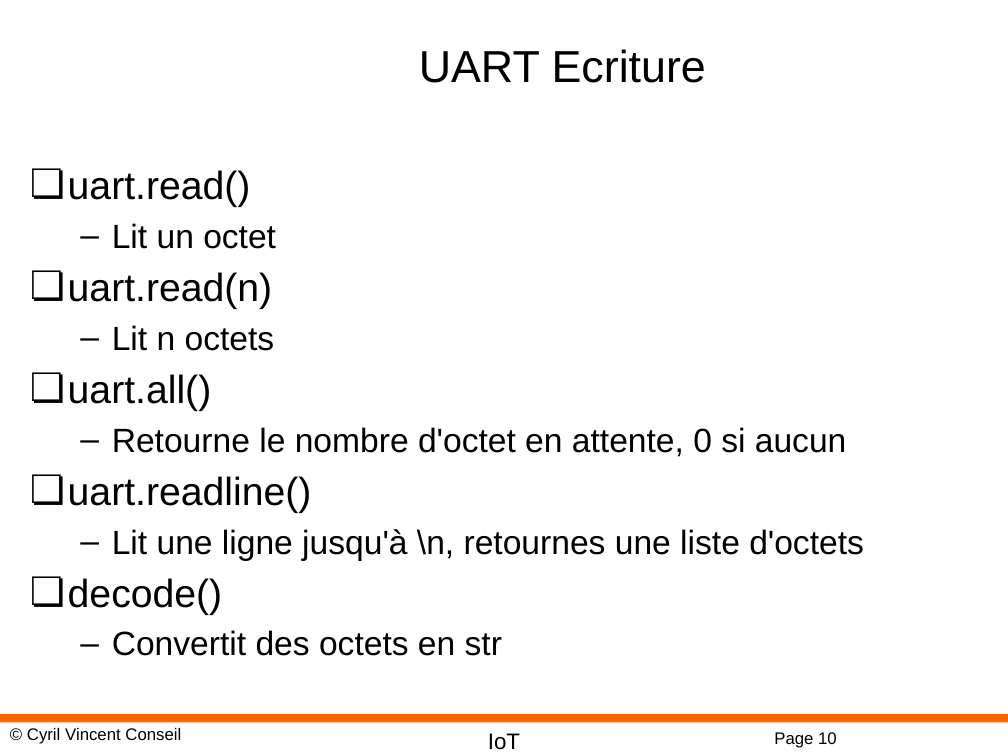
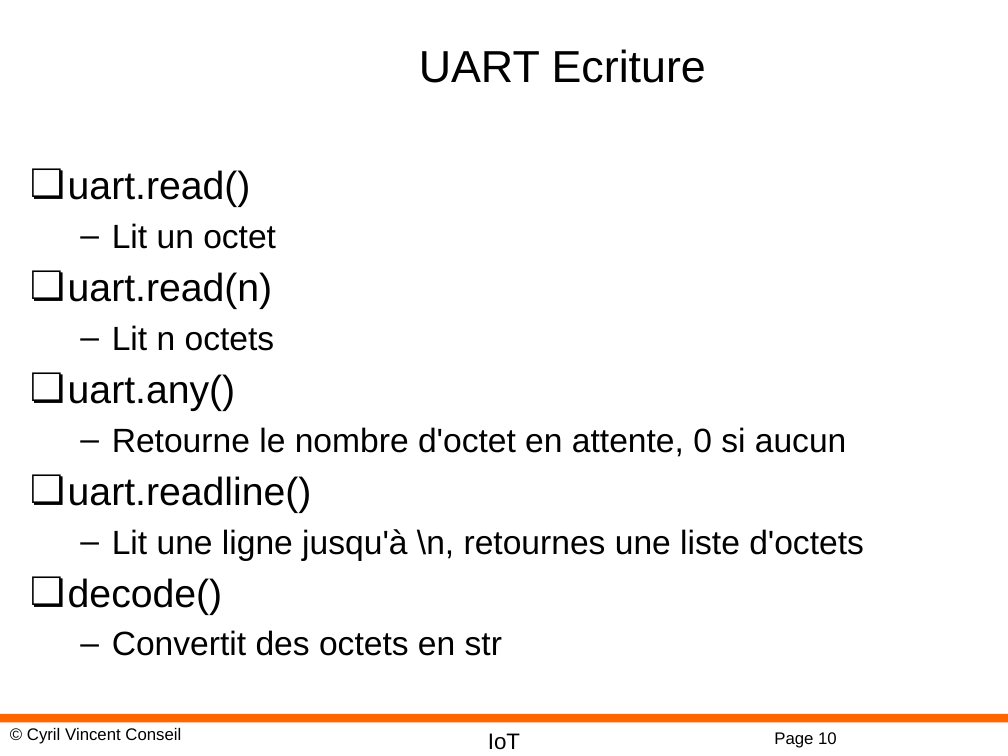
Before and after one commit to cyrilvincent/IoT, a slide deck: slide 10 of ppt/IoT21-MicropythonSerial.pptx. Drawn at 1008x756 pixels with LibreOffice and Linux fonts; fonts in the diff are those of the drawing; background and template pictures are left out. Boxes give left, top, right and bottom in pixels: in the first picture for what was removed or moved away, otherwise in the second. Text is boxed around its words. In the diff, an @@ line names an element or a change of style, - is before the commit and + after.

```diff
--- a/ppt/IoT21-MicropythonSerial.pptx
+++ b/ppt/IoT21-MicropythonSerial.pptx
@@ text at <box>68,374,236,411</box>: text changed @@
-❏ uart.all()
+❏ uart.any()
```
Also in this commit, not shown: 1 other slide changed, 9 other files.
